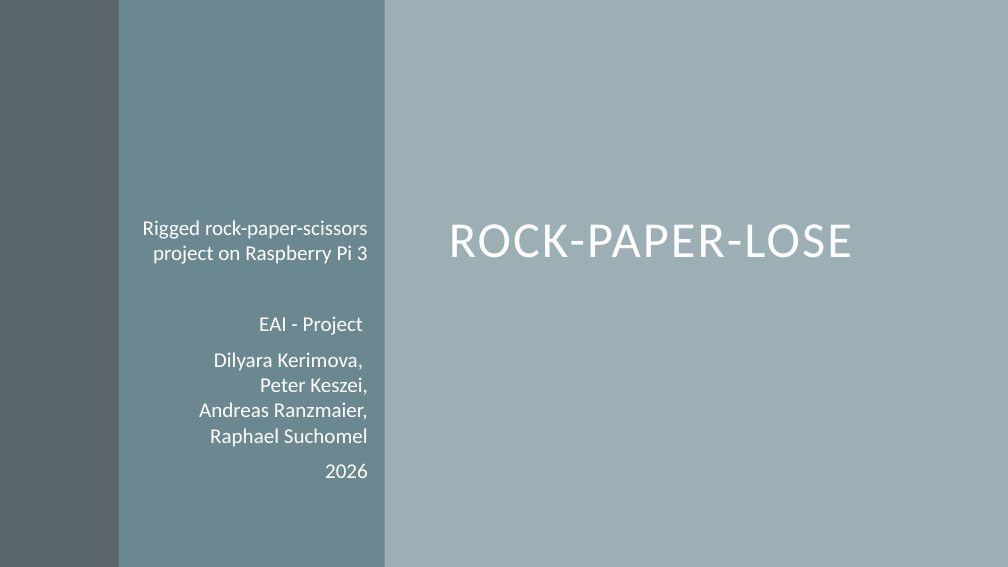
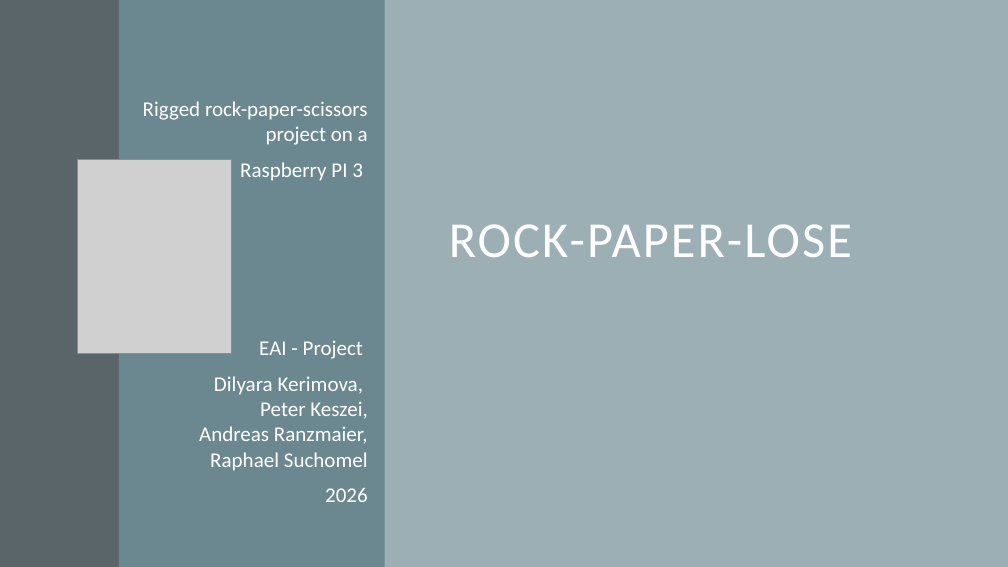
Before and after one commit to andreasranzmaier/EAI_Rock_Paper_Lose, a slide deck: slide 1 of presentation.pptx. Drawn at 1008x567 pixels with LibreOffice and Linux fonts; fonts in the diff are those of the drawing; grey boxes stand for pictures. Boxes give left, top, right and bottom in pixels: in the first picture for what was removed or moved away, otherwise in the second. Text is boxed around its words. In the diff, an @@ line names an element or a change of style, - is before the commit and + after.

```diff
--- a/presentation.pptx
+++ b/presentation.pptx
@@ subtitle "Rigged rock-paper-scissors project on a": place and size @@
-subtitle "Rigged rock-paper-scissors project on a" at (143, 220, 368, 478)
+subtitle "Rigged rock-paper-scissors project on a" at (143, 101, 368, 502)
@@ subtitle at (143, 101, 368, 181): text changed @@
-Rigged rock-paper-scissors project on Raspberry Pi 3
+Rigged rock-paper-scissors project on a
+Raspberry PI 3
@@ picture added at (78, 160, 231, 353) @@
```
Also in this commit, not shown: 4 other slides changed, 6 other files.
